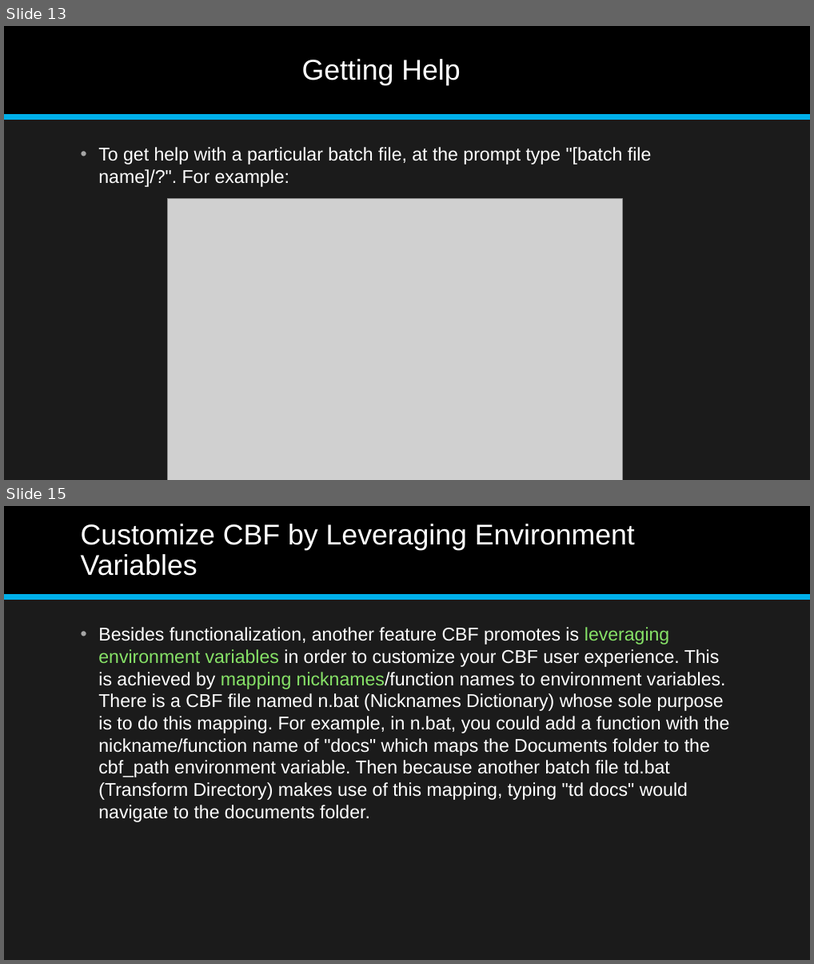
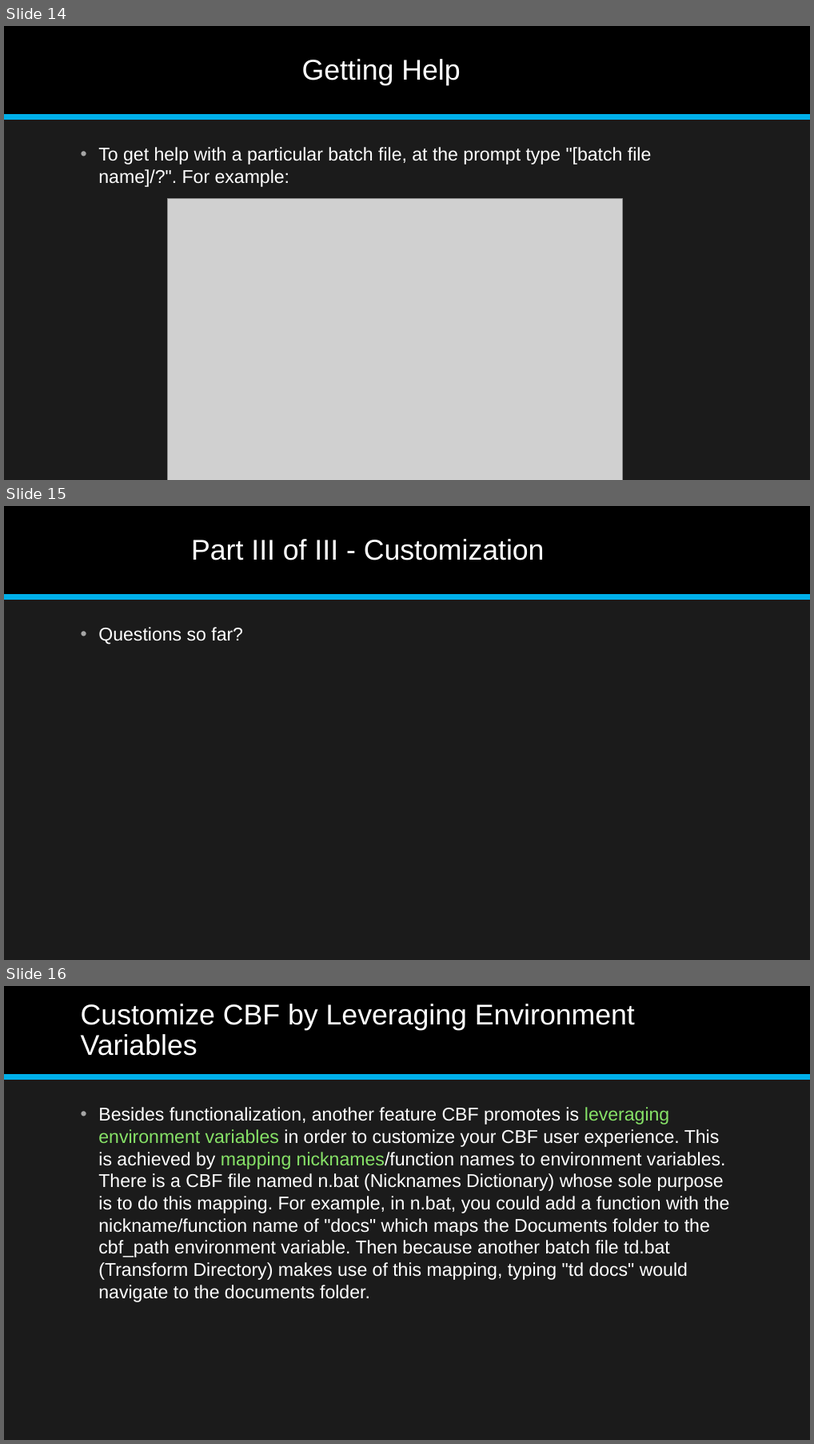
Before and after one commit to jonathan-r-jones/Composable-Batch-Files, a slide deck: Composable Batch File Helper.pptx. Shown one above the other, each under a label of ours: slides 13 and 15 before the commit, slides 14, 15 and 16 after it; the slides between them are not shown. The pictures are 814x964 and 814x1444 pixels, drawn with LibreOffice and Linux fonts; fonts in the diff are those of the drawing; grey boxes stand for pictures. Boxes give left, top, right and bottom in pixels: in the first picture for what was removed or moved away, otherwise in the second. Text is boxed around its words. In the diff, an @@ line names an element or a change of style, - is before the commit and + after.

```diff
--- a/Composable Batch File Helper.pptx
+++ b/Composable Batch File Helper.pptx
@@ slide 15 added at (4, 506, 810, 960), background #1B1B1B; not listed: 2 template elements that a slide beside it also shows @@
@@ title added at (191, 539, 545, 560), 34 pt, text #FFFFFF @@
+Part III of III - Customization
@@ text added at (98, 627, 243, 644), 22 pt, text #FFFFFF @@
+• Questions so far?
@@ what was slide 13 is now slide 14 @@
@@ what was slide 15 is now slide 16 @@
```
Also in this commit, not shown: 6 slides changed, 1 other slide added, 1 slide removed, 2 other files.
